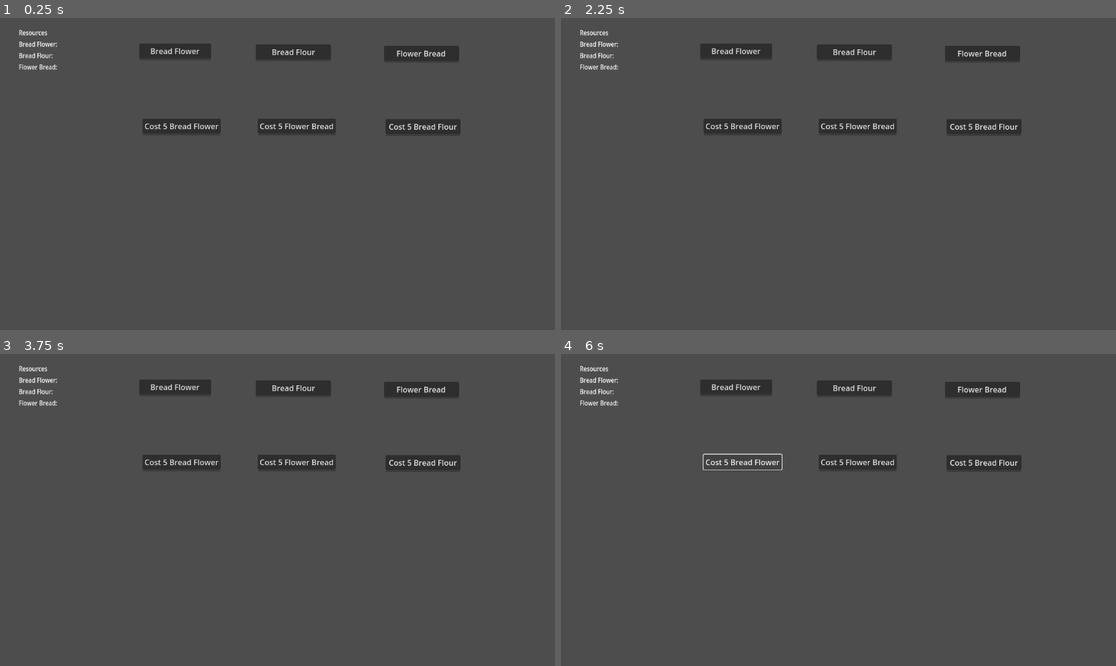
Above: before the commit, frames 1-4 (two rows, left to right).
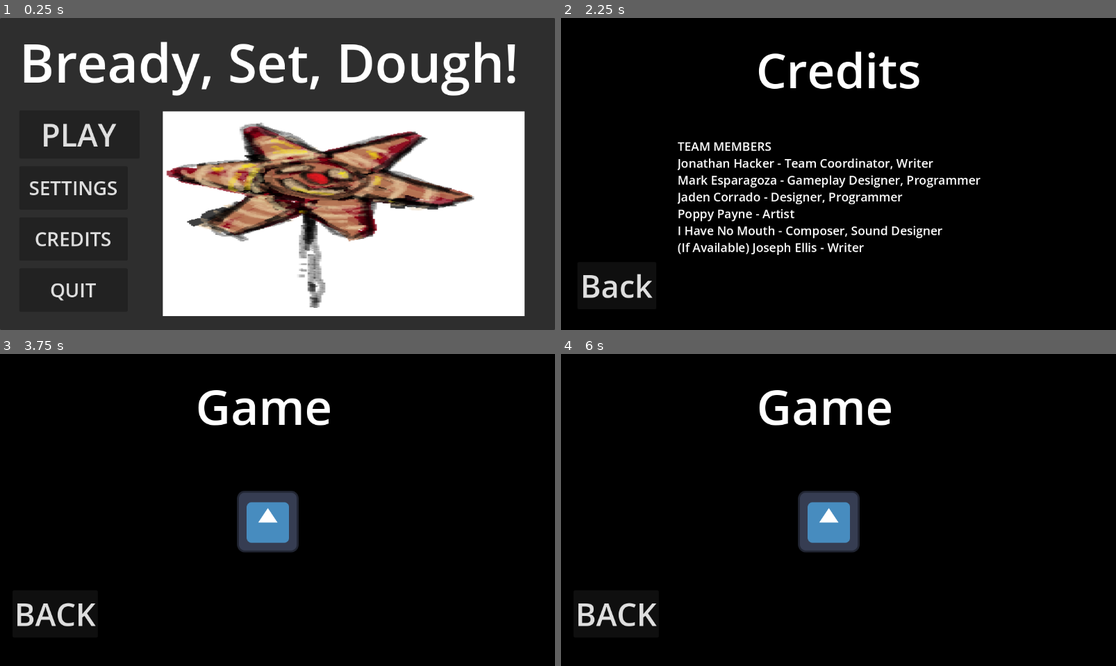
Above: after the commit, the same moments.

Repository: Quackstir/GlobalGameJam2024
Game: Godot game, scene res://main_menu.tscn
Two runs of this game, one before a commit and one after it. Both use one fixed random seed, a clock stepped at 60 frames per second and the inputs below. Before the commit the project starts from res://game.tscn. The engine's default icon, where the game draws it, is replaced by a stand-in: a white triangle on a blue panel in a dark square.
Inputs (mouse positions are in pixels of both pictures, inside the frame that each line leads up to):
- Up to frame 1 (0.25 s): no input
- Up to frame 2 (2.25 s): click (633, 186) at 0.5 s, where only the run after the commit has a clickable "SETTINGS"; click (622, 280) at 1.25 s, where only the run after the commit has a clickable "Back"; click (633, 239) at 2 s, where only the run after the commit has a clickable "CREDITS"
- Up to frame 3 (3.75 s): click (55, 622) at 2.75 s, where only the run after the commit has a clickable "Back"; click (77, 469) at 3.5 s, where only the run after the commit has a clickable "PLAY"
- Up to frame 4 (6 s): click (616, 612) at 4.25 s, where only the run after the commit has a clickable "BACK"; click (638, 469) at 5 s, where only the run after the commit has a clickable "PLAY"; click (744, 463) at 5.75 s, where only the run before the commit has a clickable "Cost 5 Bread Flower"

The runs differ from the first frame. In frame 1, 97% of the frame differs, in the area x 0-100%, y 0-100%; in frame 2, 99%; in frame 3, 99%; in frame 4, 99%.

Commit message:
Main Menu Baseline

Diff:
--- /dev/null
+++ b/GGJ 2024 Game/Credits.gd
@@ -0,0 +1,4 @@
+extends Node2D
+
+func _on_back_pressed():
+	get_tree().change_scene_to_file("res://main_menu.tscn")
--- /dev/null
+++ b/GGJ 2024 Game/Credits.tscn
@@ -0,0 +1,67 @@
+[gd_scene load_steps=4 format=3 uid="uid://cb56542u17jxv"]
+
+[ext_resource type="Script" path="res://Credits.gd" id="1_8uk15"]
+
+[sub_resource type="ImageTexture" id="ImageTexture_ujyte"]
+
+[sub_resource type="StyleBoxTexture" id="StyleBoxTexture_c0tki"]
+texture = SubResource("ImageTexture_ujyte")
+modulate_color = Color(0, 0, 0, 1)
+
+[node name="Credits" type="Node2D"]
+script = ExtResource("1_8uk15")
+
+[node name="CanvasLayer" type="CanvasLayer" parent="."]
+
+[node name="Credits Panel" type="Panel" parent="CanvasLayer"]
+anchors_preset = 15
+anchor_right = 1.0
+anchor_bottom = 1.0
+grow_horizontal = 2
+grow_vertical = 2
+theme_override_styles/panel = SubResource("StyleBoxTexture_c0tki")
+
+[node name="Credits Title" type="RichTextLabel" parent="CanvasLayer/Credits Panel"]
+layout_mode = 1
+anchors_preset = -1
+anchor_left = 0.351563
+anchor_top = 0.0601852
+anchor_right = 0.65191
+anchor_bottom = 0.276235
+offset_bottom = -1.52588e-05
+theme_override_font_sizes/normal_font_size = 100
+text = "Credits"
+metadata/_edit_use_anchors_ = true
+
+[node name="Credits Title2" type="RichTextLabel" parent="CanvasLayer/Credits Panel"]
+layout_mode = 1
+anchors_preset = -1
+anchor_left = 0.210069
+anchor_top = 0.384259
+anchor_right = 0.788194
+anchor_bottom = 0.844136
+offset_bottom = -1.52588e-05
+theme_override_font_sizes/normal_font_size = 25
+text = "TEAM MEMBERS
+Jonathan Hacker - Team Coordinator, Writer
+Mark Esparagoza - Gameplay Designer, Programmer
+Jaden Corrado - Designer, Programmer
+Poppy Payne - Artist
+I Have No Mouth - Composer, Sound Designer
+(If Available) Joseph Ellis - Writer"
+metadata/_edit_use_anchors_ = true
+
+[node name="Back" type="Button" parent="CanvasLayer/Credits Panel"]
+layout_mode = 1
+anchors_preset = -1
+anchor_left = 0.0295139
+anchor_top = 0.782407
+anchor_right = 0.171875
+anchor_bottom = 0.933643
+offset_bottom = -3.05176e-05
+grow_vertical = 2
+theme_override_font_sizes/font_size = 65
+text = "Back"
+metadata/_edit_use_anchors_ = true
+
+[connection signal="pressed" from="CanvasLayer/Credits Panel/Back" to="." method="_on_back_pressed"]
--- /dev/null
+++ b/GGJ 2024 Game/Mock Game.gd
@@ -0,0 +1,4 @@
+extends Node2D
+
+func _on_back_pressed():
+	get_tree().change_scene_to_file("res://main_menu.tscn")
--- /dev/null
+++ b/GGJ 2024 Game/Mock Game.tscn
@@ -0,0 +1,55 @@
+[gd_scene load_steps=5 format=3 uid="uid://b1jgly5hqe0v1"]
+
+[ext_resource type="Script" path="res://Mock Game.gd" id="1_b34ks"]
+[ext_resource type="Texture2D" uid="uid://53ec7enxi6ym" path="res://icon.svg" id="1_l4awq"]
+
+[sub_resource type="ImageTexture" id="ImageTexture_ujyte"]
+
+[sub_resource type="StyleBoxTexture" id="StyleBoxTexture_c0tki"]
+texture = SubResource("ImageTexture_ujyte")
+modulate_color = Color(0, 0, 0, 1)
+
+[node name="Mock Game" type="Node2D"]
+script = ExtResource("1_b34ks")
+
+[node name="CanvasLayer" type="CanvasLayer" parent="."]
+
+[node name="Game Panel" type="Panel" parent="CanvasLayer"]
+anchors_preset = 15
+anchor_right = 1.0
+anchor_bottom = 1.0
+grow_horizontal = 2
+grow_vertical = 2
+theme_override_styles/panel = SubResource("StyleBoxTexture_c0tki")
+
+[node name="Game Title" type="RichTextLabel" parent="CanvasLayer/Game Panel"]
+layout_mode = 1
+anchors_preset = -1
+anchor_left = 0.352431
+anchor_top = 0.0617284
+anchor_right = 0.611111
+anchor_bottom = 0.277778
+offset_bottom = -1.52588e-05
+theme_override_font_sizes/normal_font_size = 100
+text = "Game"
+metadata/_edit_use_anchors_ = true
+
+[node name="Back" type="Button" parent="CanvasLayer/Game Panel"]
+layout_mode = 1
+anchors_preset = -1
+anchor_left = 0.0338542
+anchor_top = 0.757716
+anchor_right = 0.176215
+anchor_bottom = 0.908951
+offset_bottom = -3.05176e-05
+grow_horizontal = 0
+grow_vertical = 2
+theme_override_font_sizes/font_size = 65
+text = "BACK"
+metadata/_edit_use_anchors_ = true
+
+[node name="Icon" type="Sprite2D" parent="CanvasLayer"]
+position = Vector2(556, 348)
+texture = ExtResource("1_l4awq")
+
+[connection signal="pressed" from="CanvasLayer/Game Panel/Back" to="." method="_on_back_pressed"]
--- /dev/null
+++ b/GGJ 2024 Game/Quit Confirm.gd
@@ -0,0 +1,7 @@
+extends Node2D
+
+func _on_no_exit_pressed():
+	get_tree().change_scene_to_file("res://main_menu.tscn")
+
+func _on_yes_exit_pressed():
+	get_tree().quit()
--- /dev/null
+++ b/GGJ 2024 Game/Quit Confirm.tscn
@@ -0,0 +1,72 @@
+[gd_scene load_steps=5 format=3 uid="uid://d0625qodrx6b2"]
+
+[ext_resource type="Script" path="res://Quit Confirm.gd" id="1_v5mq5"]
+
+[sub_resource type="ImageTexture" id="ImageTexture_7ksx5"]
+
+[sub_resource type="StyleBoxTexture" id="StyleBoxTexture_i2ymh"]
+texture = SubResource("ImageTexture_7ksx5")
+modulate_color = Color(0, 0, 0, 1)
+
+[sub_resource type="GDScript" id="GDScript_dypuu"]
+script/source = "extends Button
+
+
+"
+
+[node name="QuitConfirm" type="Node2D"]
+script = ExtResource("1_v5mq5")
+
+[node name="CanvasLayer" type="CanvasLayer" parent="."]
+
+[node name="Quit Confirm" type="Panel" parent="CanvasLayer"]
+anchors_preset = 15
+anchor_right = 1.0
+anchor_bottom = 1.0
+grow_horizontal = 2
+grow_vertical = 2
+theme_override_styles/panel = SubResource("StyleBoxTexture_i2ymh")
+
+[node name="Quit Confirm Title" type="RichTextLabel" parent="CanvasLayer/Quit Confirm"]
+layout_mode = 1
+anchors_preset = -1
+anchor_left = 0.0434028
+anchor_top = 0.222222
+anchor_right = 0.950521
+anchor_bottom = 0.391975
+offset_bottom = -1.52588e-05
+theme_override_font_sizes/normal_font_size = 70
+text = "Are you sure you want to quit?"
+metadata/_edit_use_anchors_ = true
+
+[node name="No Exit" type="Button" parent="CanvasLayer/Quit Confirm"]
+layout_mode = 1
+anchors_preset = -1
+anchor_left = 0.649306
+anchor_top = 0.523148
+anchor_right = 0.791667
+anchor_bottom = 0.674383
+offset_bottom = -3.05176e-05
+grow_horizontal = 0
+grow_vertical = 2
+theme_override_font_sizes/font_size = 65
+text = "NO"
+script = SubResource("GDScript_dypuu")
+metadata/_edit_use_anchors_ = true
+
+[node name="Yes Exit" type="Button" parent="CanvasLayer/Quit Confirm"]
+layout_mode = 1
+anchors_preset = -1
+anchor_left = 0.208333
+anchor_top = 0.523148
+anchor_right = 0.350694
+anchor_bottom = 0.674383
+offset_bottom = -3.05176e-05
+grow_vertical = 2
+theme_override_font_sizes/font_size = 65
+text = "YES"
+script = SubResource("GDScript_dypuu")
+metadata/_edit_use_anchors_ = true
+
+[connection signal="pressed" from="CanvasLayer/Quit Confirm/No Exit" to="." method="_on_no_exit_pressed"]
+[connection signal="pressed" from="CanvasLayer/Quit Confirm/Yes Exit" to="." method="_on_yes_exit_pressed"]
--- /dev/null
+++ b/GGJ 2024 Game/Settings.gd
@@ -0,0 +1,4 @@
+extends Node2D
+
+func _on_back_pressed():
+	get_tree().change_scene_to_file("res://main_menu.tscn")
--- /dev/null
+++ b/GGJ 2024 Game/Settings.tscn
@@ -0,0 +1,57 @@
+[gd_scene load_steps=5 format=3 uid="uid://cdq6syqpb5t11"]
+
+[ext_resource type="Script" path="res://Settings.gd" id="1_1tguk"]
+
+[sub_resource type="ImageTexture" id="ImageTexture_ujyte"]
+
+[sub_resource type="StyleBoxTexture" id="StyleBoxTexture_c0tki"]
+texture = SubResource("ImageTexture_ujyte")
+modulate_color = Color(0, 0, 0, 1)
+
+[sub_resource type="GDScript" id="GDScript_dypuu"]
+script/source = "extends Button
+
+
+"
+
+[node name="Settings" type="Node2D"]
+script = ExtResource("1_1tguk")
+
+[node name="CanvasLayer" type="CanvasLayer" parent="."]
+
+[node name="Settings Panel" type="Panel" parent="CanvasLayer"]
+anchors_preset = 15
+anchor_right = 1.0
+anchor_bottom = 1.0
+grow_horizontal = 2
+grow_vertical = 2
+theme_override_styles/panel = SubResource("StyleBoxTexture_c0tki")
+
+[node name="Settings Title" type="RichTextLabel" parent="CanvasLayer/Settings Panel"]
+layout_mode = 1
+anchors_preset = -1
+anchor_left = 0.326389
+anchor_top = 0.0679012
+anchor_right = 0.671007
+anchor_bottom = 0.283951
+offset_bottom = -1.52588e-05
+theme_override_font_sizes/normal_font_size = 100
+text = "Settings"
+metadata/_edit_use_anchors_ = true
+
+[node name="Back" type="Button" parent="CanvasLayer/Settings Panel"]
+layout_mode = 1
+anchors_preset = -1
+anchor_left = 0.0390625
+anchor_top = 0.768519
+anchor_right = 0.181424
+anchor_bottom = 0.919753
+offset_bottom = -3.05176e-05
+grow_horizontal = 0
+grow_vertical = 2
+theme_override_font_sizes/font_size = 65
+text = "Back"
+script = SubResource("GDScript_dypuu")
+metadata/_edit_use_anchors_ = true
+
+[connection signal="pressed" from="CanvasLayer/Settings Panel/Back" to="." method="_on_back_pressed"]
--- /dev/null
+++ b/GGJ 2024 Game/main_menu.gd
@@ -0,0 +1,13 @@
+extends Node2D
+
+func _on_credits_button_pressed():
+	get_tree().change_scene_to_file("res://Credits.tscn")
+
+func _on_play_button_pressed():
+	get_tree().change_scene_to_file("res://Mock Game.tscn")
+
+func _on_settings_button_pressed():
+	get_tree().change_scene_to_file("res://Settings.tscn")
+
+func _on_quit_button_pressed():
+	get_tree().change_scene_to_file("res://Quit Confirm.tscn")
--- /dev/null
+++ b/GGJ 2024 Game/main_menu.tscn
@@ -0,0 +1,92 @@
+[gd_scene load_steps=4 format=3 uid="uid://ds1u6gy6s14vi"]
+
+[ext_resource type="Script" path="res://main_menu.gd" id="1_m027k"]
+[ext_resource type="Texture2D" uid="uid://bc04646tc2haf" path="res://flower bread.png" id="2_1y01q"]
+
+[sub_resource type="GDScript" id="GDScript_dypuu"]
+script/source = "extends Button
+
+
+"
+
+[node name="Main Menu" type="Node2D"]
+script = ExtResource("1_m027k")
+
+[node name="CanvasLayer" type="CanvasLayer" parent="."]
+
+[node name="Main Menu Panel" type="Panel" parent="CanvasLayer"]
+anchors_preset = 15
+anchor_right = 1.0
+anchor_bottom = 1.0
+grow_horizontal = 2
+grow_vertical = 2
+
+[node name="Play Button" type="Button" parent="CanvasLayer/Main Menu Panel"]
+layout_mode = 1
+anchors_preset = -1
+anchor_left = 0.0347222
+anchor_top = 0.296296
+anchor_right = 0.251736
+anchor_bottom = 0.450617
+theme_override_font_sizes/font_size = 65
+text = "PLAY"
+script = SubResource("GDScript_dypuu")
+metadata/_edit_use_anchors_ = true
+
+[node name="Settings Button" type="Button" parent="CanvasLayer/Main Menu Panel"]
+layout_mode = 1
+anchors_preset = -1
+anchor_left = 0.0347222
+anchor_top = 0.475308
+anchor_right = 0.230035
+anchor_bottom = 0.614198
+theme_override_font_sizes/font_size = 40
+text = "SETTINGS"
+script = SubResource("GDScript_dypuu")
+metadata/_edit_use_anchors_ = true
+
+[node name="Credits Button" type="Button" parent="CanvasLayer/Main Menu Panel"]
+layout_mode = 1
+anchors_preset = -1
+anchor_left = 0.0347222
+anchor_top = 0.638889
+anchor_right = 0.230035
+anchor_bottom = 0.777778
+theme_override_font_sizes/font_size = 40
+text = "CREDITS"
+script = SubResource("GDScript_dypuu")
+metadata/_edit_use_anchors_ = true
+
+[node name="Quit Button" type="Button" parent="CanvasLayer/Main Menu Panel"]
+layout_mode = 1
+anchors_preset = -1
+anchor_left = 0.0347222
+anchor_top = 0.802469
+anchor_right = 0.230035
+anchor_bottom = 0.941358
+theme_override_font_sizes/font_size = 40
+text = "QUIT"
+script = SubResource("GDScript_dypuu")
+metadata/_edit_use_anchors_ = true
+
+[node name="FlowerBread" type="Sprite2D" parent="CanvasLayer/Main Menu Panel"]
+position = Vector2(713.5, 406.5)
+scale = Vector2(2.01882, 0.804924)
+texture = ExtResource("2_1y01q")
+
+[node name="Title text" type="RichTextLabel" parent="CanvasLayer/Main Menu Panel"]
+layout_mode = 1
+anchors_preset = -1
+anchor_left = 0.0347222
+anchor_top = 0.0246914
+anchor_right = 0.94184
+anchor_bottom = 0.271605
+grow_horizontal = 2
+theme_override_font_sizes/normal_font_size = 110
+text = "Bready, Set, Dough!"
+metadata/_edit_use_anchors_ = true
+
+[connection signal="pressed" from="CanvasLayer/Main Menu Panel/Play Button" to="." method="_on_play_button_pressed"]
+[connection signal="pressed" from="CanvasLayer/Main Menu Panel/Settings Button" to="." method="_on_settings_button_pressed"]
+[connection signal="pressed" from="CanvasLayer/Main Menu Panel/Credits Button" to="." method="_on_credits_button_pressed"]
+[connection signal="pressed" from="CanvasLayer/Main Menu Panel/Quit Button" to="." method="_on_quit_button_pressed"]
--- a/GGJ 2024 Game/project.godot
+++ b/GGJ 2024 Game/project.godot
@@ -11,6 +11,6 @@
 [application]
 
 config/name="Global Gam Jam 2024 Game"
-run/main_scene="res://game.tscn"
+run/main_scene="res://main_menu.tscn"
 config/features=PackedStringArray("4.2", "Forward Plus")
 config/icon="res://icon.svg"
Binary file added: GGJ 2024 Game/flower bread.png
Not shown, added: GGJ 2024 Game/flower bread.png.import
